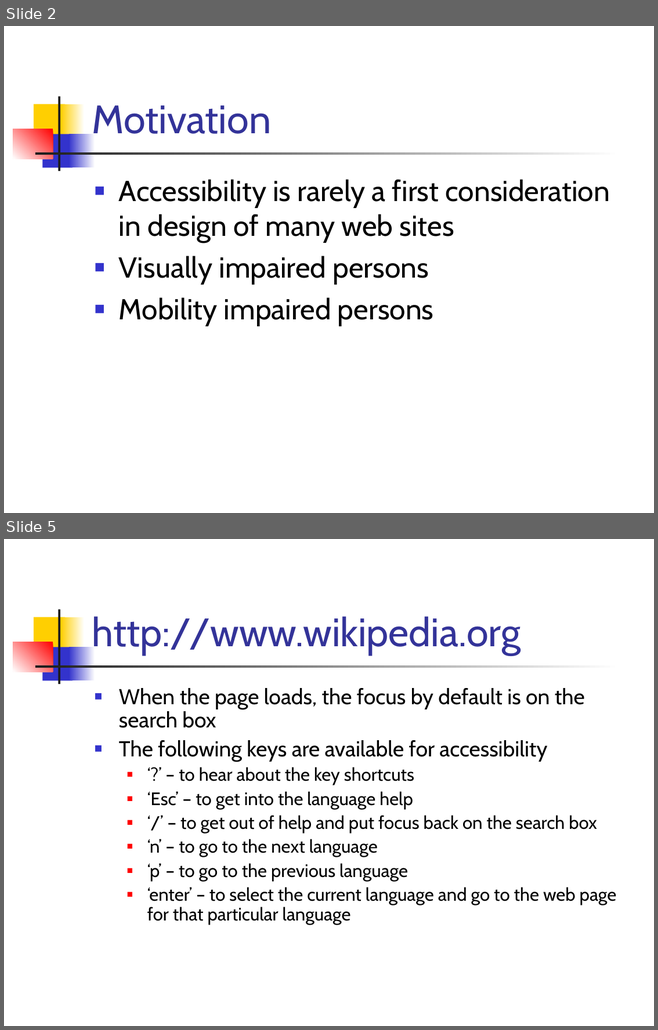
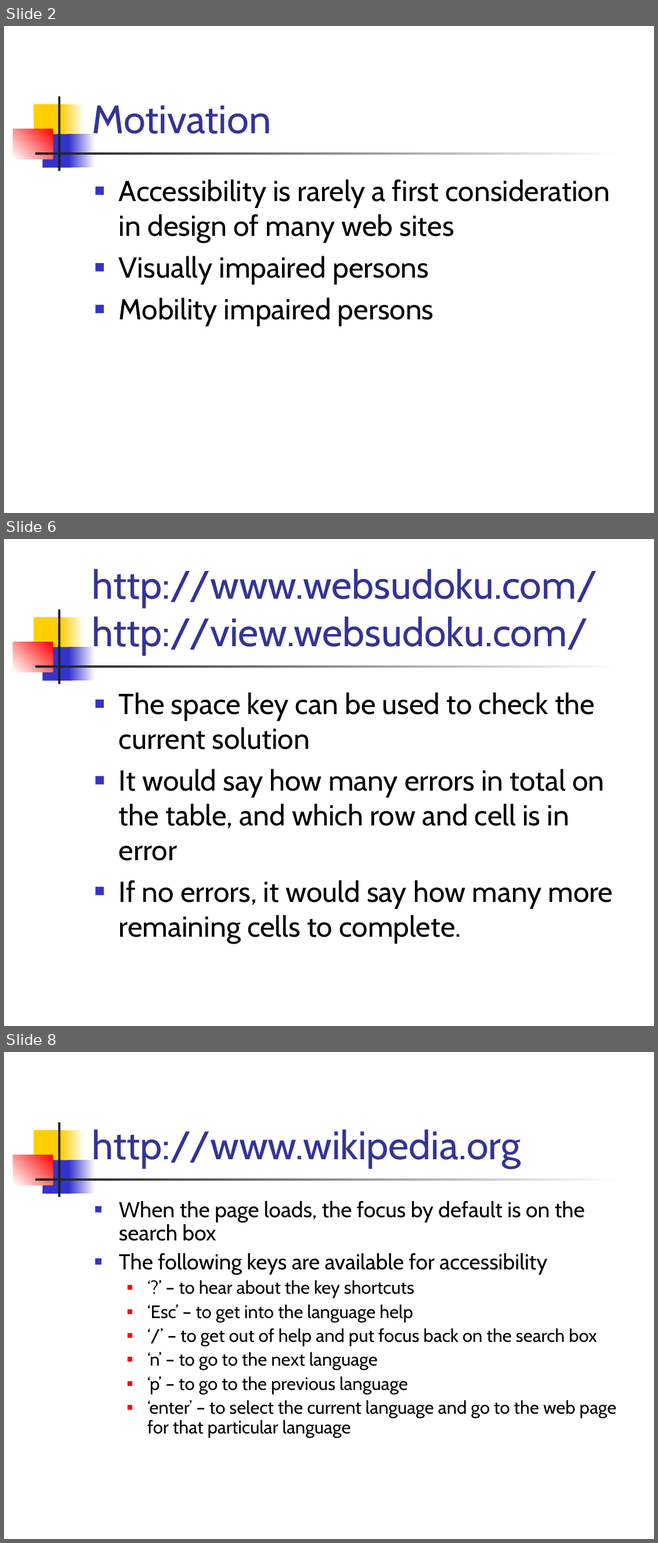
Before and after one commit to prateekt/pp-axsjax-scripts, a slide deck: AxsJax.ppt. Shown one above the other, each under a label of ours: slides 2 and 5 before the commit, slides 2, 6 and 8 after it; the slides between them are not shown. The pictures are 658x1030 and 658x1543 pixels, drawn with LibreOffice and Linux fonts; fonts in the diff are those of the drawing. Boxes give left, top, right and bottom in pixels: in the first picture for what was removed or moved away, otherwise in the second. Text is boxed around its words. In the diff, an @@ line names an element or a change of style, - is before the commit and + after.

```diff
--- a/AxsJax.ppt
+++ b/AxsJax.ppt
@@ slide 6 added at <box>4,539,654,1026</box>, background #FFFFFF; not listed: 7 template elements that a slide beside it also shows @@
@@ title added at <box>92,569,597,656</box>, 44 pt, text #333399 @@
+http://www.websudoku.com/
+http://view.websudoku.com/
@@ text added at <box>119,692,613,943</box>, 32 pt, text #000000 @@
+■ The space key can be used to check the current solution
+■ It would say how many errors in total on the table, and which row and cell is in error
+■ If no errors, it would say how many more remaining cells to complete.
@@ what was slide 5 is now slide 8 @@
```
Also in this commit, not shown: 2 slides changed, 2 other slides added, 1 other file.
